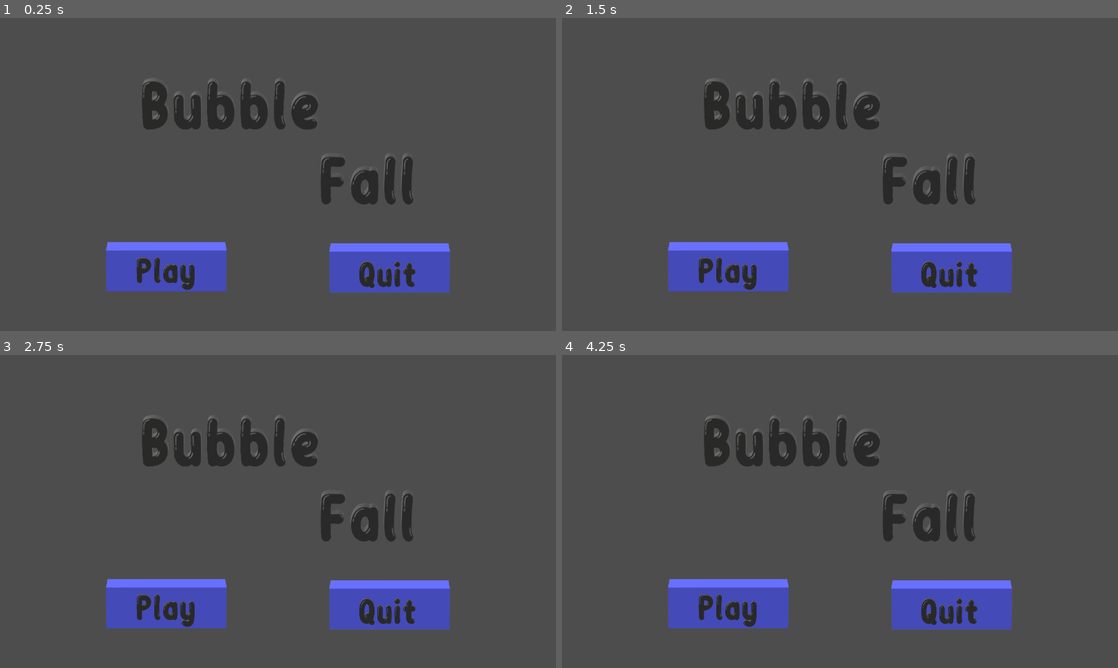
Above: before the commit, frames 1-4 (two rows, left to right).
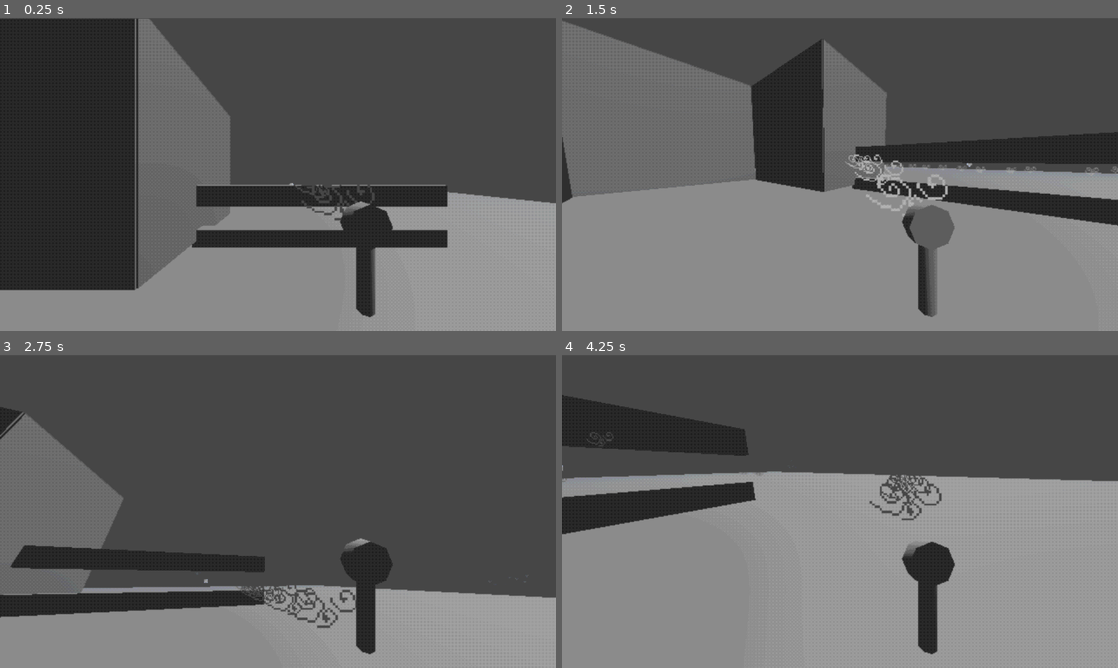
Above: after the commit, the same moments.

Repository: electrp/ggj25
Game: Godot game, scene res://levels/lvl_RoomTest.tscn
The game is run twice, just before and just after one commit, with the same random seed, the same clock (stepped at 60 frames per second) and the same inputs. Before the commit the project starts from res://levels/lvl_MainMenu.tscn.
Inputs (mouse positions are in pixels of both pictures, inside the frame that each line leads up to):
- Up to frame 1 (0.25 s): no input
- Up to frame 2 (1.5 s): move the mouse to (962, 158) at 0.52 s; press the mouse at (962, 158) at 0.53 s; hold Right (ui_right) 0.53-1.28 s; tap Space (ui_accept) at 0.77 s; move the mouse to (728, 190) at 1.27 s; release the mouse at (728, 190) at 1.28 s; hold Down (ui_down) from 1.28 s (still down); click (728, 190) at 1.35 s
- Up to frame 3 (2.75 s): tap Space (ui_accept) at 1.52 s; move the mouse to (333, 442) at 2.02 s; release Down (ui_down) at 2.03 s; press the mouse at (333, 442) at 2.03 s; hold Right (ui_right) from 2.03 s (still down)
- Up to frame 4 (4.25 s): move the mouse to (812, 574) at 2.77 s; release Right (ui_right) at 2.78 s; release the mouse at (812, 574) at 2.78 s; hold Up (ui_up) 2.78-3.53 s; click (812, 574) at 2.85 s; tap Space (ui_accept) at 3.02, 3.77 s; move the mouse to (1006, 558) at 3.52 s; press the mouse at (1006, 558) at 3.53 s; hold Left (ui_left) from 3.53 s (still down)

The runs differ from the first frame. In frame 1, 64% of the frame differs, in the area x 0-100%, y 0-100%; in frame 2, 70%, in the area x 0-100%, y 1-100%; in frame 3, 39%; in frame 4, 66%.

Commit message:
particles

Diff:
--- a/ggj25/prefabs/pf_Fan.tscn
+++ b/ggj25/prefabs/pf_Fan.tscn
@@ -1,4 +1,6 @@
-[gd_scene load_steps=3 format=3 uid="uid://divgqk0d2lwlt"]
+[gd_scene load_steps=7 format=3 uid="uid://divgqk0d2lwlt"]
+
+[ext_resource type="Texture2D" uid="uid://bnsi48nhlog1s" path="res://assets/sprites/spr_wind.png" id="1_s7kjc"]
 
 [sub_resource type="GDScript" id="GDScript_0a5dd"]
 resource_name = "Fan"
@@ -51,6 +53,31 @@
 
 [sub_resource type="BoxShape3D" id="BoxShape3D_bcesa"]
 
+[sub_resource type="ParticleProcessMaterial" id="ParticleProcessMaterial_4cnlc"]
+direction = Vector3(0, 0, 3)
+spread = 3.5
+initial_velocity_min = 20.0
+initial_velocity_max = 20.0
+gravity = Vector3(0, 0, 0)
+linear_accel_min = 10.0
+linear_accel_max = 25.0
+turbulence_noise_strength = 18.08
+turbulence_noise_scale = 1.0
+
+[sub_resource type="StandardMaterial3D" id="StandardMaterial3D_eock0"]
+transparency = 1
+albedo_texture = ExtResource("1_s7kjc")
+texture_filter = 2
+texture_repeat = false
+billboard_mode = 3
+particles_anim_h_frames = 1
+particles_anim_v_frames = 1
+particles_anim_loop = false
+
+[sub_resource type="QuadMesh" id="QuadMesh_yao5b"]
+material = SubResource("StandardMaterial3D_eock0")
+size = Vector2(0.8, 0.4)
+
 [node name="Fan" type="Node3D"]
 script = SubResource("GDScript_0a5dd")
 
@@ -66,3 +93,13 @@
 [node name="EndMarker" type="Marker3D" parent="Area3D/CollisionShape3D"]
 transform = Transform3D(1, 0, 0, 0, 1, 0, 0, 0, 1, 0, 0, 0.5)
 gizmo_extents = 0.29
+
+[node name="GPUParticles3D" type="GPUParticles3D" parent="."]
+transform = Transform3D(0.1, 0, 0, 0, 0.1056, 0, 0, 0, 0.1, 0, 0, 0)
+amount = 50
+lifetime = 2.0
+speed_scale = 0.6
+fixed_fps = 60
+trail_enabled = true
+process_material = SubResource("ParticleProcessMaterial_4cnlc")
+draw_pass_1 = SubResource("QuadMesh_yao5b")
--- a/ggj25/prefabs/pf_PortableFan.tscn
+++ b/ggj25/prefabs/pf_PortableFan.tscn
@@ -5,7 +5,7 @@
 [node name="PortableFan" type="Node3D"]
 
 [node name="Fan" parent="." instance=ExtResource("1_45sr3")]
-transform = Transform3D(2.72637, 0, 0, 0, 2.72637, 0, 0, 0, 8.64072, 0.135366, 0, 0.0296283)
+transform = Transform3D(2.72637, 0, 0, 0, 2.72637, 0, 0, 0, 8.64072, -0.592832, 0.428613, 0.377789)
 falloff = true
 power = 1.0
 activate = false
--- a/ggj25/project.godot
+++ b/ggj25/project.godot
@@ -12,7 +12,7 @@
 
 config/name="BUBBLEFALL"
 config/version="1.0"
-run/main_scene="res://levels/lvl_MainMenu.tscn"
+run/main_scene="res://levels/lvl_RoomTest.tscn"
 config/features=PackedStringArray("4.3", "Forward Plus")
 config/icon="res://icon.svg"
 
Not shown: 1 places in ggj25/assets/materials/mat_Wall.tres that only renumber resources
Binary file added: ggj25/assets/sprites/prjfiles/spr_wind.ase
Binary file added: ggj25/assets/sprites/spr_wind.png
Not shown, added: ggj25/assets/sprites/spr_wind.png.import
Not shown: 1 places in ggj25/prefabs/pf_Player.tscn that only renumber resources
